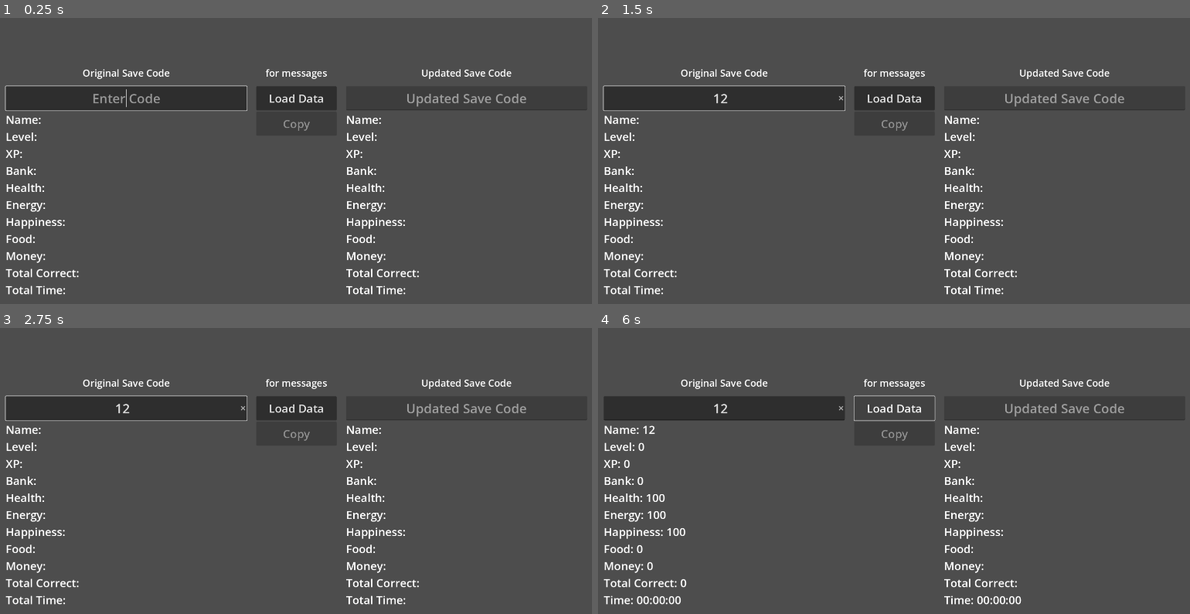
Above: before the commit, frames 1-4 (two rows, left to right).
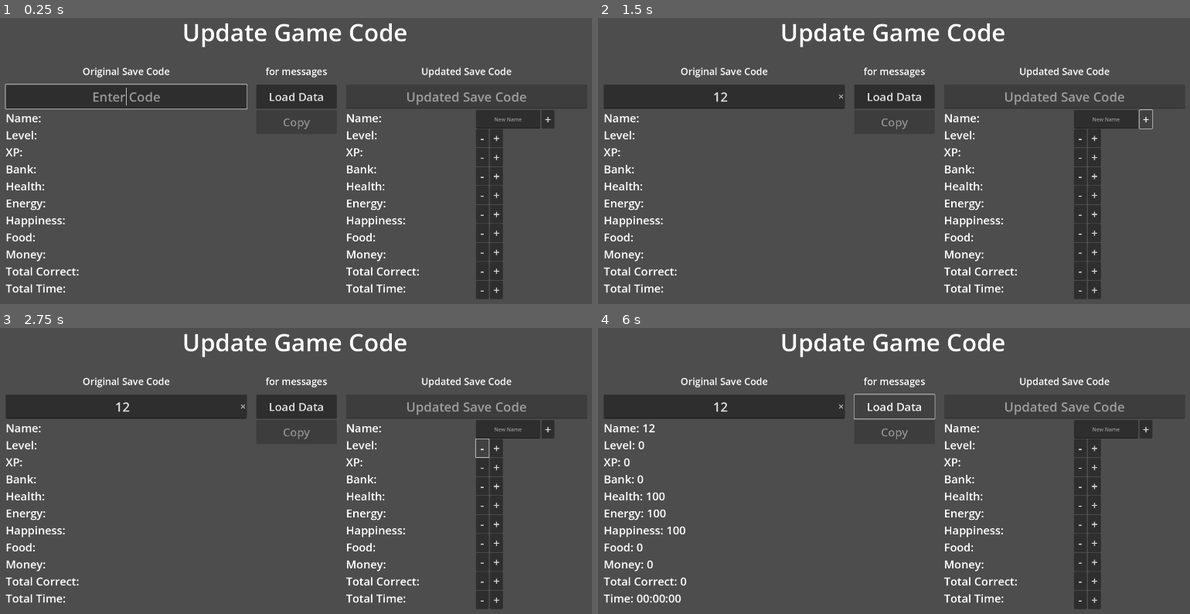
Above: after the commit, the same moments.

Repository: jweimerjr46/update-stats
Game: Godot game, scene res://main_menu.tscn
The game is run twice, just before and just after one commit, with the same random seed, the same clock (stepped at 60 frames per second) and the same inputs.
Inputs (mouse positions are in pixels of both pictures, inside the frame that each line leads up to):
- Up to frame 1 (0.25 s): no input
- Up to frame 2 (1.5 s): click (722, 98) at 0.52 s; type "12" at 0.6 s; click (1148, 118) at 1.25 s, where only the run after the commit has a clickable "+"
- Up to frame 3 (2.75 s): click (479, 448) at 2 s, where only the run after the commit has a clickable "-"
- Up to frame 4 (6 s): click (1148, 428) at 2.75 s, where only the run after the commit has a clickable "+"; click (1077, 448) at 3.5 s, where only the run after the commit has a clickable "-"; click (1148, 428) at 4.25 s, where only the run after the commit has a clickable "+"; click (1077, 448) at 5 s, where only the run after the commit has a clickable "-"; click "Load Data" at 5.75 s

The runs differ from the first frame. In frame 1, 8.7% of the frame differs, in the area x 0-100%, y 1-99%; in frame 2, 8.4%; in frame 3, 8.4%; in frame 4, 8.8%.
Error after the commit: Invalid assignment of property or key 'text' with value of type 'String' on a base object of type 'null instance'. (res://MainMenu.gd:258)

Commit message:
Added buttons to add and subtract values, added button to change name, none of the buttons are functional yet

Diff:
--- a/main_menu.tscn
+++ b/main_menu.tscn
@@ -196,14 +196,20 @@
 clear_button_enabled = true
 caret_blink = true
 
-[node name="NameLabelAfter" type="Label" parent="HBoxContainer/MarginContainer2/VBoxContainerAfter"]
+[node name="HBoxContainer" type="HBoxContainer" parent="HBoxContainer/MarginContainer2/VBoxContainerAfter"]
+layout_mode = 2
+
+[node name="VBoxContainer" type="VBoxContainer" parent="HBoxContainer/MarginContainer2/VBoxContainerAfter/HBoxContainer"]
+layout_mode = 2
+
+[node name="NameLabelAfter" type="Label" parent="HBoxContainer/MarginContainer2/VBoxContainerAfter/HBoxContainer/VBoxContainer"]
 custom_minimum_size = Vector2(400, 40)
 layout_mode = 2
 theme_override_font_sizes/font_size = 35
 text = "Name: "
 vertical_alignment = 1
 
-[node name="LevelLabelAfter" type="Label" parent="HBoxContainer/MarginContainer2/VBoxContainerAfter"]
+[node name="LevelLabelAfter" type="Label" parent="HBoxContainer/MarginContainer2/VBoxContainerAfter/HBoxContainer/VBoxContainer"]
 custom_minimum_size = Vector2(400, 40)
 layout_mode = 2
 theme_override_font_sizes/font_size = 35
@@ -211,7 +217,7 @@
 "
 vertical_alignment = 1
 
-[node name="XPLabelAfter" type="Label" parent="HBoxContainer/MarginContainer2/VBoxContainerAfter"]
+[node name="XPLabelAfter" type="Label" parent="HBoxContainer/MarginContainer2/VBoxContainerAfter/HBoxContainer/VBoxContainer"]
 custom_minimum_size = Vector2(400, 40)
 layout_mode = 2
 theme_override_font_sizes/font_size = 35
@@ -219,60 +225,250 @@
 "
 vertical_alignment = 1
 
-[node name="BankLabelAfter" type="Label" parent="HBoxContainer/MarginContainer2/VBoxContainerAfter"]
+[node name="BankLabelAfter" type="Label" parent="HBoxContainer/MarginContainer2/VBoxContainerAfter/HBoxContainer/VBoxContainer"]
 custom_minimum_size = Vector2(400, 40)
 layout_mode = 2
 theme_override_font_sizes/font_size = 35
 text = "Bank: "
 vertical_alignment = 1
 
-[node name="HealthLabelAfter" type="Label" parent="HBoxContainer/MarginContainer2/VBoxContainerAfter"]
+[node name="HealthLabelAfter" type="Label" parent="HBoxContainer/MarginContainer2/VBoxContainerAfter/HBoxContainer/VBoxContainer"]
 custom_minimum_size = Vector2(400, 40)
 layout_mode = 2
 theme_override_font_sizes/font_size = 35
 text = "Health: "
 vertical_alignment = 1
 
-[node name="EnergyLabelAfter" type="Label" parent="HBoxContainer/MarginContainer2/VBoxContainerAfter"]
+[node name="EnergyLabelAfter" type="Label" parent="HBoxContainer/MarginContainer2/VBoxContainerAfter/HBoxContainer/VBoxContainer"]
 custom_minimum_size = Vector2(400, 40)
 layout_mode = 2
 theme_override_font_sizes/font_size = 35
 text = "Energy: "
 vertical_alignment = 1
 
-[node name="HappinessLabelAfter" type="Label" parent="HBoxContainer/MarginContainer2/VBoxContainerAfter"]
+[node name="HappinessLabelAfter" type="Label" parent="HBoxContainer/MarginContainer2/VBoxContainerAfter/HBoxContainer/VBoxContainer"]
 custom_minimum_size = Vector2(400, 40)
 layout_mode = 2
 theme_override_font_sizes/font_size = 35
 text = "Happiness: "
 vertical_alignment = 1
 
-[node name="FoodLabelAfter" type="Label" parent="HBoxContainer/MarginContainer2/VBoxContainerAfter"]
+[node name="FoodLabelAfter" type="Label" parent="HBoxContainer/MarginContainer2/VBoxContainerAfter/HBoxContainer/VBoxContainer"]
 custom_minimum_size = Vector2(400, 40)
 layout_mode = 2
 theme_override_font_sizes/font_size = 35
 text = "Food: "
 vertical_alignment = 1
 
-[node name="MoneyLabelAfter" type="Label" parent="HBoxContainer/MarginContainer2/VBoxContainerAfter"]
+[node name="MoneyLabelAfter" type="Label" parent="HBoxContainer/MarginContainer2/VBoxContainerAfter/HBoxContainer/VBoxContainer"]
 custom_minimum_size = Vector2(400, 40)
 layout_mode = 2
 theme_override_font_sizes/font_size = 35
 text = "Money: "
 vertical_alignment = 1
 
-[node name="CorrectLabelAfter" type="Label" parent="HBoxContainer/MarginContainer2/VBoxContainerAfter"]
+[node name="CorrectLabelAfter" type="Label" parent="HBoxContainer/MarginContainer2/VBoxContainerAfter/HBoxContainer/VBoxContainer"]
 custom_minimum_size = Vector2(400, 40)
 layout_mode = 2
 theme_override_font_sizes/font_size = 35
 text = "Total Correct: "
 vertical_alignment = 1
 
-[node name="TimeLabelAfter" type="Label" parent="HBoxContainer/MarginContainer2/VBoxContainerAfter"]
+[node name="TimeLabelAfter" type="Label" parent="HBoxContainer/MarginContainer2/VBoxContainerAfter/HBoxContainer/VBoxContainer"]
 custom_minimum_size = Vector2(400, 40)
 layout_mode = 2
 theme_override_font_sizes/font_size = 35
 text = "Total Time: "
+vertical_alignment = 1
+
+[node name="VBoxContainer2" type="VBoxContainer" parent="HBoxContainer/MarginContainer2/VBoxContainerAfter/HBoxContainer"]
+layout_mode = 2
+theme_override_constants/separation = 2
+
+[node name="HBoxContainer11" type="HBoxContainer" parent="HBoxContainer/MarginContainer2/VBoxContainerAfter/HBoxContainer/VBoxContainer2"]
+custom_minimum_size = Vector2(40, 20)
+layout_mode = 2
+size_flags_vertical = 4
+
+[node name="LineEdit" type="LineEdit" parent="HBoxContainer/MarginContainer2/VBoxContainerAfter/HBoxContainer/VBoxContainer2/HBoxContainer11"]
+custom_minimum_size = Vector2(200, 57)
+layout_mode = 2
+placeholder_text = "New Name"
+alignment = 1
+
+[node name="AddButton" type="Button" parent="HBoxContainer/MarginContainer2/VBoxContainerAfter/HBoxContainer/VBoxContainer2/HBoxContainer11"]
+custom_minimum_size = Vector2(40, 40)
+layout_mode = 2
+theme_override_font_sizes/font_size = 35
+text = "+"
+
+[node name="HBoxContainer" type="HBoxContainer" parent="HBoxContainer/MarginContainer2/VBoxContainerAfter/HBoxContainer/VBoxContainer2"]
+visible = false
+custom_minimum_size = Vector2(40, 20)
+layout_mode = 2
+size_flags_vertical = 4
+
+[node name="SubtractButton" type="Button" parent="HBoxContainer/MarginContainer2/VBoxContainerAfter/HBoxContainer/VBoxContainer2/HBoxContainer"]
+custom_minimum_size = Vector2(40, 0)
+layout_mode = 2
+theme_override_font_sizes/font_size = 35
+text = "-"
+
+[node name="AddButton" type="Button" parent="HBoxContainer/MarginContainer2/VBoxContainerAfter/HBoxContainer/VBoxContainer2/HBoxContainer"]
+custom_minimum_size = Vector2(40, 40)
+layout_mode = 2
+theme_override_font_sizes/font_size = 35
+text = "+"
+
+[node name="HBoxContainer2" type="HBoxContainer" parent="HBoxContainer/MarginContainer2/VBoxContainerAfter/HBoxContainer/VBoxContainer2"]
+layout_mode = 2
+
+[node name="SubtractButton" type="Button" parent="HBoxContainer/MarginContainer2/VBoxContainerAfter/HBoxContainer/VBoxContainer2/HBoxContainer2"]
+custom_minimum_size = Vector2(40, 0)
+layout_mode = 2
+theme_override_font_sizes/font_size = 35
+text = "-"
+
+[node name="AddButton" type="Button" parent="HBoxContainer/MarginContainer2/VBoxContainerAfter/HBoxContainer/VBoxContainer2/HBoxContainer2"]
+custom_minimum_size = Vector2(40, 0)
+layout_mode = 2
+theme_override_font_sizes/font_size = 35
+text = "+"
+
+[node name="HBoxContainer3" type="HBoxContainer" parent="HBoxContainer/MarginContainer2/VBoxContainerAfter/HBoxContainer/VBoxContainer2"]
+layout_mode = 2
+
+[node name="SubtractButton" type="Button" parent="HBoxContainer/MarginContainer2/VBoxContainerAfter/HBoxContainer/VBoxContainer2/HBoxContainer3"]
+custom_minimum_size = Vector2(40, 0)
+layout_mode = 2
+theme_override_font_sizes/font_size = 35
+text = "-"
+
+[node name="AddButton" type="Button" parent="HBoxContainer/MarginContainer2/VBoxContainerAfter/HBoxContainer/VBoxContainer2/HBoxContainer3"]
+custom_minimum_size = Vector2(40, 0)
+layout_mode = 2
+theme_override_font_sizes/font_size = 35
+text = "+"
+
+[node name="HBoxContainer4" type="HBoxContainer" parent="HBoxContainer/MarginContainer2/VBoxContainerAfter/HBoxContainer/VBoxContainer2"]
+layout_mode = 2
+
+[node name="SubtractButton" type="Button" parent="HBoxContainer/MarginContainer2/VBoxContainerAfter/HBoxContainer/VBoxContainer2/HBoxContainer4"]
+custom_minimum_size = Vector2(40, 0)
+layout_mode = 2
+theme_override_font_sizes/font_size = 35
+text = "-"
+
+[node name="AddButton" type="Button" parent="HBoxContainer/MarginContainer2/VBoxContainerAfter/HBoxContainer/VBoxContainer2/HBoxContainer4"]
+custom_minimum_size = Vector2(40, 0)
+layout_mode = 2
+theme_override_font_sizes/font_size = 35
+text = "+"
+
+[node name="HBoxContainer5" type="HBoxContainer" parent="HBoxContainer/MarginContainer2/VBoxContainerAfter/HBoxContainer/VBoxContainer2"]
+layout_mode = 2
+
+[node name="SubtractButton" type="Button" parent="HBoxContainer/MarginContainer2/VBoxContainerAfter/HBoxContainer/VBoxContainer2/HBoxContainer5"]
+custom_minimum_size = Vector2(40, 0)
+layout_mode = 2
+theme_override_font_sizes/font_size = 35
+text = "-"
+
+[node name="AddButton" type="Button" parent="HBoxContainer/MarginContainer2/VBoxContainerAfter/HBoxContainer/VBoxContainer2/HBoxContainer5"]
+custom_minimum_size = Vector2(40, 0)
+layout_mode = 2
+theme_override_font_sizes/font_size = 35
+text = "+"
+
+[node name="HBoxContainer6" type="HBoxContainer" parent="HBoxContainer/MarginContainer2/VBoxContainerAfter/HBoxContainer/VBoxContainer2"]
+layout_mode = 2
+
+[node name="SubtractButton" type="Button" parent="HBoxContainer/MarginContainer2/VBoxContainerAfter/HBoxContainer/VBoxContainer2/HBoxContainer6"]
+custom_minimum_size = Vector2(40, 0)
+layout_mode = 2
+theme_override_font_sizes/font_size = 35
+text = "-"
+
+[node name="AddButton" type="Button" parent="HBoxContainer/MarginContainer2/VBoxContainerAfter/HBoxContainer/VBoxContainer2/HBoxContainer6"]
+custom_minimum_size = Vector2(40, 0)
+layout_mode = 2
+theme_override_font_sizes/font_size = 35
+text = "+"
+
+[node name="HBoxContainer7" type="HBoxContainer" parent="HBoxContainer/MarginContainer2/VBoxContainerAfter/HBoxContainer/VBoxContainer2"]
+layout_mode = 2
+
+[node name="SubtractButton" type="Button" parent="HBoxContainer/MarginContainer2/VBoxContainerAfter/HBoxContainer/VBoxContainer2/HBoxContainer7"]
+custom_minimum_size = Vector2(40, 0)
+layout_mode = 2
+theme_override_font_sizes/font_size = 35
+text = "-"
+
+[node name="AddButton" type="Button" parent="HBoxContainer/MarginContainer2/VBoxContainerAfter/HBoxContainer/VBoxContainer2/HBoxContainer7"]
+custom_minimum_size = Vector2(40, 0)
+layout_mode = 2
+theme_override_font_sizes/font_size = 35
+text = "+"
+
+[node name="HBoxContainer8" type="HBoxContainer" parent="HBoxContainer/MarginContainer2/VBoxContainerAfter/HBoxContainer/VBoxContainer2"]
+layout_mode = 2
+
+[node name="SubtractButton" type="Button" parent="HBoxContainer/MarginContainer2/VBoxContainerAfter/HBoxContainer/VBoxContainer2/HBoxContainer8"]
+custom_minimum_size = Vector2(40, 0)
+layout_mode = 2
+theme_override_font_sizes/font_size = 35
+text = "-"
+
+[node name="AddButton" type="Button" parent="HBoxContainer/MarginContainer2/VBoxContainerAfter/HBoxContainer/VBoxContainer2/HBoxContainer8"]
+custom_minimum_size = Vector2(40, 0)
+layout_mode = 2
+theme_override_font_sizes/font_size = 35
+text = "+"
+
+[node name="HBoxContainer9" type="HBoxContainer" parent="HBoxContainer/MarginContainer2/VBoxContainerAfter/HBoxContainer/VBoxContainer2"]
+layout_mode = 2
+
+[node name="SubtractButton" type="Button" parent="HBoxContainer/MarginContainer2/VBoxContainerAfter/HBoxContainer/VBoxContainer2/HBoxContainer9"]
+custom_minimum_size = Vector2(40, 0)
+layout_mode = 2
+theme_override_font_sizes/font_size = 35
+text = "-"
+
+[node name="AddButton" type="Button" parent="HBoxContainer/MarginContainer2/VBoxContainerAfter/HBoxContainer/VBoxContainer2/HBoxContainer9"]
+custom_minimum_size = Vector2(40, 0)
+layout_mode = 2
+theme_override_font_sizes/font_size = 35
+text = "+"
+
+[node name="HBoxContainer10" type="HBoxContainer" parent="HBoxContainer/MarginContainer2/VBoxContainerAfter/HBoxContainer/VBoxContainer2"]
+layout_mode = 2
+
+[node name="SubtractButton" type="Button" parent="HBoxContainer/MarginContainer2/VBoxContainerAfter/HBoxContainer/VBoxContainer2/HBoxContainer10"]
+custom_minimum_size = Vector2(40, 0)
+layout_mode = 2
+theme_override_font_sizes/font_size = 35
+text = "-"
+
+[node name="AddButton" type="Button" parent="HBoxContainer/MarginContainer2/VBoxContainerAfter/HBoxContainer/VBoxContainer2/HBoxContainer10"]
+custom_minimum_size = Vector2(40, 0)
+layout_mode = 2
+theme_override_font_sizes/font_size = 35
+text = "+"
+
+[node name="Label" type="Label" parent="."]
+custom_minimum_size = Vector2(400, 100)
+layout_mode = 1
+anchors_preset = 5
+anchor_left = 0.5
+anchor_right = 0.5
+offset_left = -234.0
+offset_top = 30.0
+offset_right = 234.0
+offset_bottom = 130.0
+grow_horizontal = 2
+theme_override_font_sizes/font_size = 75
+text = "Update Game Code"
+horizontal_alignment = 1
 vertical_alignment = 1
 
 [connection signal="pressed" from="HBoxContainer/VBoxContainer/LoadDataButton" to="." method="_on_load_data_button_pressed"]
